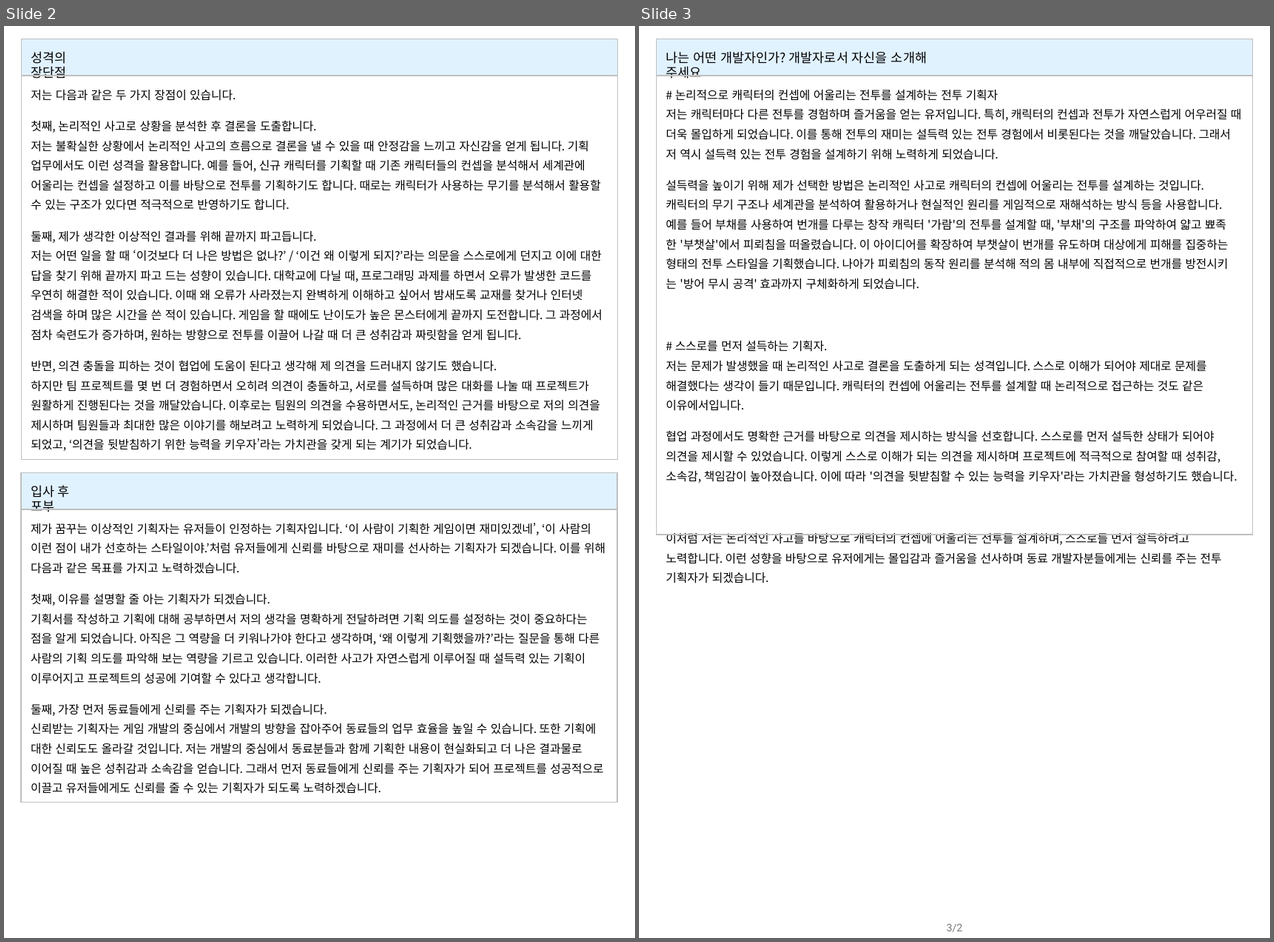
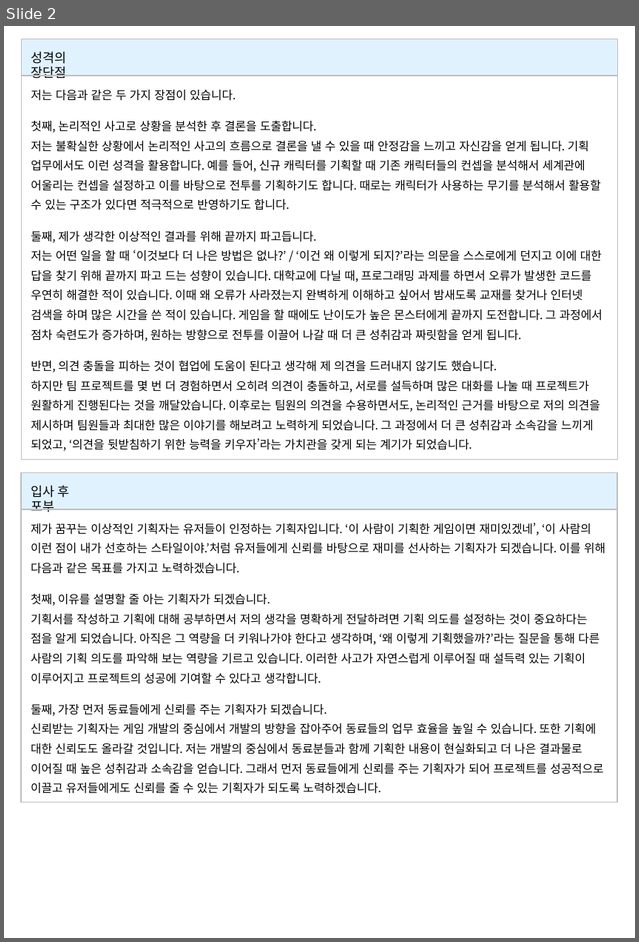
Before and after one commit to hjs0913/GameDesign, a slide deck: 제출 문서 모음/자소서/게임기획_홍진선_자기소개서.pptx. Shown side by side, each under a label of ours: slides 2 and 3 before the commit, slide 2 after it. The pictures are 1274x942 and 639x942 pixels, drawn with LibreOffice and Linux fonts; fonts in the diff are those of the drawing. Boxes give left, top, right and bottom in pixels: in the first picture for what was removed or moved away, otherwise in the second. Text is boxed around its words. In the diff, an @@ line names an element or a change of style, - is before the commit and + after.

```diff
--- a/제출 문서 모음/자소서/게임기획_홍진선_자기소개서.pptx
+++ b/제출 문서 모음/자소서/게임기획_홍진선_자기소개서.pptx
@@ slide 3 removed at (639, 26, 1270, 938), background #FFFFFF @@
@@ group removed at (657, 39, 1253, 545): 2 texts, 2 rectangles, 1 line @@
-# 논리적으로 캐릭터의 컨셉에 어울리는 전투를 설계하는 전투 기획자
-저는 캐릭터마다 다른 전투를 경험하며 즐거움을 얻는 유저입니다. 특히, 캐릭터의 컨셉과 전투가 자연스럽게 어우러질 때 더욱 몰입하게 되었습니다. 이를 통해 전투의 재미는 설득력 있는 전투 경험에서 비롯된다는 것을 깨달았습니다. 그래서 저 역시 설득력 있는 전투 경험을 설계하기 위해 노력하게 되었습니다.
-설득력을 높이기 위해 제가 선택한 방법은 논리적인 사고로 캐릭터의 컨셉에 어울리는 전투를 설계하는 것입니다. 캐릭터의 무기 구조나 세계관을 분석하여 활용하거나 현실적인 원리를 게임적으로 재해석하는 방식 등을 사용합니다. 예를 들어 부채를 사용하여 번개를 다루는 창작 캐릭터 '가람'의 전투를 설계할 때, '부채'의 구조를 파악하여 얇고 뾰족한 '부챗살'에서 피뢰침을 떠올렸습니다. 이 아이디어를 확장하여 부챗살이 번개를 유도하며 대상에게 피해를 집중하는 형태의 전투 스타일을 기획했습니다. 나아가 피뢰침의 동작 원리를 분석해 적의 몸 내부에 직접적으로 번개를 방전시키는 '방어 무시 공격' 효과까지 구체화하게 되었습니다.
-# 스스로를 먼저 설득하는 기획자.
-저는 문제가 발생했을 때 논리적인 사고로 결론을 도출하게 되는 성격입니다. 스스로 이해가 되어야 제대로 문제를 해결했다는 생각이 들기 때문입니다. 캐릭터의 컨셉에 어울리는 전투를 설계할 때 논리적으로 접근하는 것도 같은 이유에서입니다.
-협업 과정에서도 명확한 근거를 바탕으로 의견을 제시하는 방식을 선호합니다. 스스로를 먼저 설득한 상태가 되어야 의견을 제시할 수 있었습니다. 이렇게 스스로 이해가 되는 의견을 제시하며 프로젝트에 적극적으로 참여할 때 성취감, 소속감, 책임감이 높아졌습니다. 이에 따라 '의견을 뒷받침할 수 있는 능력을 키우자'라는 가치관을 형성하기도 했습니다.
-이처럼 저는 논리적인 사고를 바탕으로 캐릭터의 컨셉에 어울리는 전투를 설계하며, 스스로를 먼저 설득하려고 노력합니다. 이런 성향을 바탕으로 유저에게는 몰입감과 즐거움을 선사하며 동료 개발자분들에게는 신뢰를 주는 전투 기획자가 되겠습니다.
-나는 어떤 개발자인가? 개발자로서 자신을 소개해 주세요
@@ page number removed at (947, 924, 963, 932) @@
-3/2
```
Also in this commit, not shown: 1 other slide removed, 3 other files.
